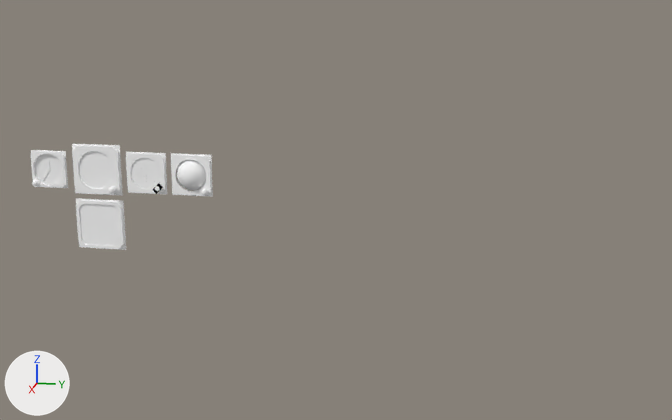
Before and after pictures for a commit that changed the Blender file Models/Q200instruments.blend.
One viewpoint serves both versions: a 50 mm lens placed at (1.733, 0.386, 0.394), pointed at (-0.007, 0.038, -0.041). Every picture has the same lights, and +X, +Y and +Z are marked at lower left.

The scene before the commit, as lines of its bpy script (objects in view):
```python
ob_ai = bpy.data.objects.new('ai', me_ai_mesh)
ob_ai.location = (0.012, -0.452, 0.023)
ob_ai.scale = (1.02, 1.02, 1.02)
ob_base = bpy.data.objects.new('base', me_base_mesh_001)
ob_base.location = (0.009, -0.452, 0.023)
ob_base.scale = (1.02, 1.02, 1.02)
ob_knob = bpy.data.objects.new('knob', me_knob_mesh_001)
ob_knob.location = (0.015, -0.414, -0.014)
ob_knob.scale = (1.02, 1.02, 1.02)
ob_screen_off = bpy.data.objects.new('screen.off', me_base_mesh_007)
ob_screen_off.location = (0.01, -0.451, -0.091)
ob_screen_off.scale = (1.05, 1.05, 1.05)
# also in view: 'base.002' at (0.012, -0.251, 0.02); 'Sphere' at (-0.004, -0.25, 0.02); 'asi' at (0.011, -0.556, 0.02); 'base.001' at (0.013, -0.556, 0.02); 'base.004' at (0.013, -0.451, -0.091)
```
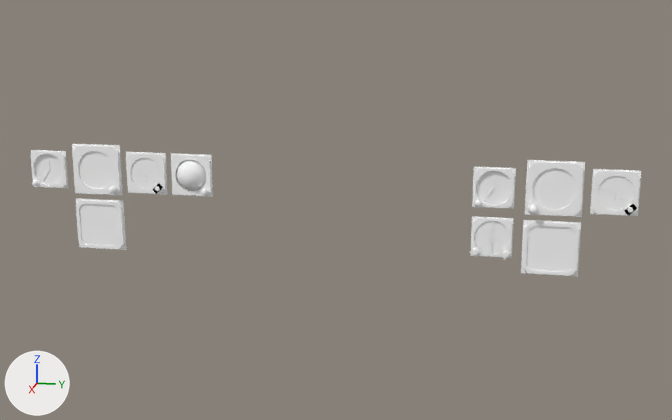
Where the change shows, as pixel boxes [x1, y1, x2, y2] in the pictures (672 x 420 px):
```json
{"object": "screen.offR", "change": "added", "after": [526, 226, 576, 272]}
{"object": "aibaseR", "change": "added", "after": [525, 160, 585, 217]}
{"object": "aiR", "change": "added", "after": [533, 168, 577, 210]}
{"object": "base.005", "change": "added", "after": [590, 169, 641, 216]}
{"object": "NDbaseR", "change": "added", "after": [521, 220, 581, 276]}
{"object": "asiR", "change": "added", "after": [476, 171, 512, 205]}
{"object": "faceR", "change": "added", "after": [597, 176, 634, 210]}
{"object": "hiface", "change": "added", "after": [474, 221, 510, 255]}
{"object": "baseR", "change": "added", "after": [472, 167, 516, 209]}
{"object": "baseR.001", "change": "added", "after": [471, 216, 514, 258]}
{"object": "knobR", "change": "added", "after": [529, 205, 537, 213]}
```

Scene script edits in JSON lines:
```json
{"op": "add", "block": "mat_defaultwhite_007", "code": ["mat_defaultwhite_007 = diffuse_material('DefaultWhite.007')", "mat_defaultwhite_007.base_color = (1.0, 1.0, 1.0)  # white #ffffff"]}
{"op": "add", "block": "me_face", "code": ["me_face = bpy.data.meshes.new('face')", "me_face.from_pydata(...)  # 16 vertices, 7 faces; spans x 0.0, y -0.0351..0.0351, z -0.0351..0.0351", "me_face.polygons.foreach_set('use_smooth', [True] * 7)", "me_face.materials.append(mat_defaultwhite_007)  # its picture is missing"]}
{"op": "add", "block": "ob_aibaser", "code": ["ob_aibaser = bpy.data.objects.new('aibaseR', me_base_mesh_001.copy())  # the mesh of ob_base", "ob_aibaser.location = (0.009, 0.452, 0.023)", "ob_aibaser.scale = (1.02, 1.02, 1.02)", "ob_aibaser.show_transparent = True"]}
{"op": "add", "block": "ob_air", "code": ["ob_air = bpy.data.objects.new('aiR', me_ai_mesh.copy())  # the mesh of ob_ai", "ob_air.location = (0.012, 0.452, 0.023)", "ob_air.scale = (1.02, 1.02, 1.02)", "ob_air.show_transparent = True"]}
{"op": "add", "block": "ob_knobr", "code": ["ob_knobr = bpy.data.objects.new('knobR', me_knob_mesh_001.copy())  # the mesh of ob_knob", "ob_knobr.location = (0.015, 0.414, -0.014)", "ob_knobr.scale = (1.02, 1.02, 1.02)", "ob_knobr.show_transparent = True"]}
{"op": "add", "block": "ob_screen_offr", "code": ["ob_screen_offr = bpy.data.objects.new('screen.offR', me_base_mesh_007.copy())  # the mesh of ob_screen_off", "ob_screen_offr.location = (0.01, 0.451, -0.091)", "ob_screen_offr.scale = (1.05, 1.05, 1.05)", "ob_screen_offr.show_transparent = True"]}
{"op": "add", "block": "ob_ndbaser", "code": ["ob_ndbaser = bpy.data.objects.new('NDbaseR', me_base_mesh_005.copy())  # the mesh of ob_base_004", "ob_ndbaser.location = (0.009, 0.451, -0.091)", "ob_ndbaser.scale = (1.04, 1.04, 1.04)", "ob_ndbaser.show_transparent = True"]}
{"op": "add", "block": "ob_base_005", "code": ["ob_base_005 = bpy.data.objects.new('base.005', me_base_mesh_001.copy())  # the mesh of ob_base", "ob_base_005.location = (0.009, 0.56, 0.02)", "ob_base_005.scale = (0.838, 0.838, 0.838)", "ob_base_005.show_transparent = True"]}
{"op": "add", "block": "ob_facer", "code": ["ob_facer = bpy.data.objects.new('faceR', me_face_mesh_002.copy())  # the mesh of ob_face", "ob_facer.location = (0.013, 0.56, 0.02)", "ob_facer.scale = (0.669, 0.895, 0.895)", "ob_facer.show_transparent = True"]}
{"op": "add", "block": "ob_baser", "code": ["ob_baser = bpy.data.objects.new('baseR', me_base_mesh_002.copy())  # the mesh of ob_base_001", "ob_baser.location = (0.011, 0.342, 0.02)", "ob_baser.scale = (0.765, 0.765, 0.765)", "ob_baser.show_transparent = True"]}
{"op": "add", "block": "ob_asir", "code": ["ob_asir = bpy.data.objects.new('asiR', me_asi_mesh.copy())  # the mesh of ob_asi", "ob_asir.location = (0.011, 0.342, 0.02)", "ob_asir.scale = (0.765, 0.765, 0.765)", "ob_asir.show_transparent = True"]}
{"op": "add", "block": "ob_hiface", "code": ["ob_hiface = bpy.data.objects.new('hiface', me_face)", "ob_hiface.location = (0.014, 0.343, -0.075)", "ob_hiface.scale = (0.968, 0.968, 0.968)", "ob_hiface.show_transparent = True"]}
{"op": "add", "block": "ob_baser_001", "code": ["ob_baser_001 = bpy.data.objects.new('baseR.001', me_base_mesh_002.copy())  # the mesh of ob_base_001", "ob_baser_001.location = (0.011, 0.342, -0.075)", "ob_baser_001.scale = (0.765, 0.765, 0.765)", "ob_baser_001.show_transparent = True"]}
```
